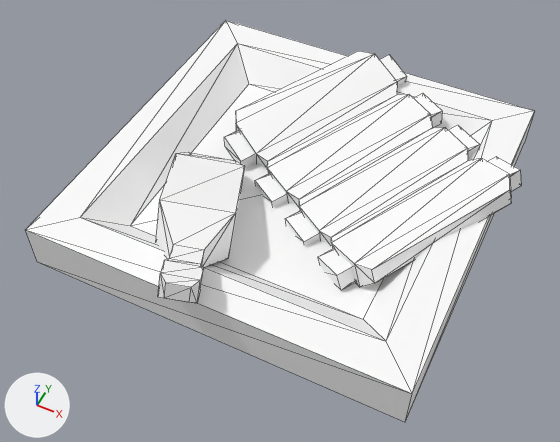
The glTF model assets/synty/simple_fantasy_interiors/models/SM_Prop_Meal_03.glb as it was, and as the next commit left it.
One viewpoint serves both versions: a 50 mm camera at (0.00424, -0.0094, 0.0111) aimed at (-0.00009, -0.00074, 0.00027). The lights are fixed; the arrows at lower left show +X, +Y and +Z. Mesh edges are drawn as thin lines.

Names of what the first picture shows: 'SM_Prop_Meal_03'.
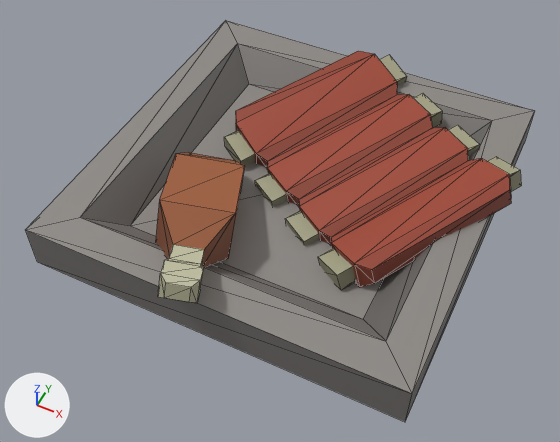
Location of each change, [x1, y1, x2, y2] in pixels of the pictures (560 x 442 px):
'SM_Prop_Meal_03', surface changed: [25, 20, 534, 422] in both

The edits, one by one:
Picture 'SimpleFantasyInteriorsTexture' (img_simplefantasyinteriorstexture) is new.
In material 'lambert1' (mat_lambert1), base_color is no longer (1.0, 1.0, 1.0), white #ffffff.
In material 'lambert1' (mat_lambert1), texture is now set to img_simplefantasyinteriorstexture.
